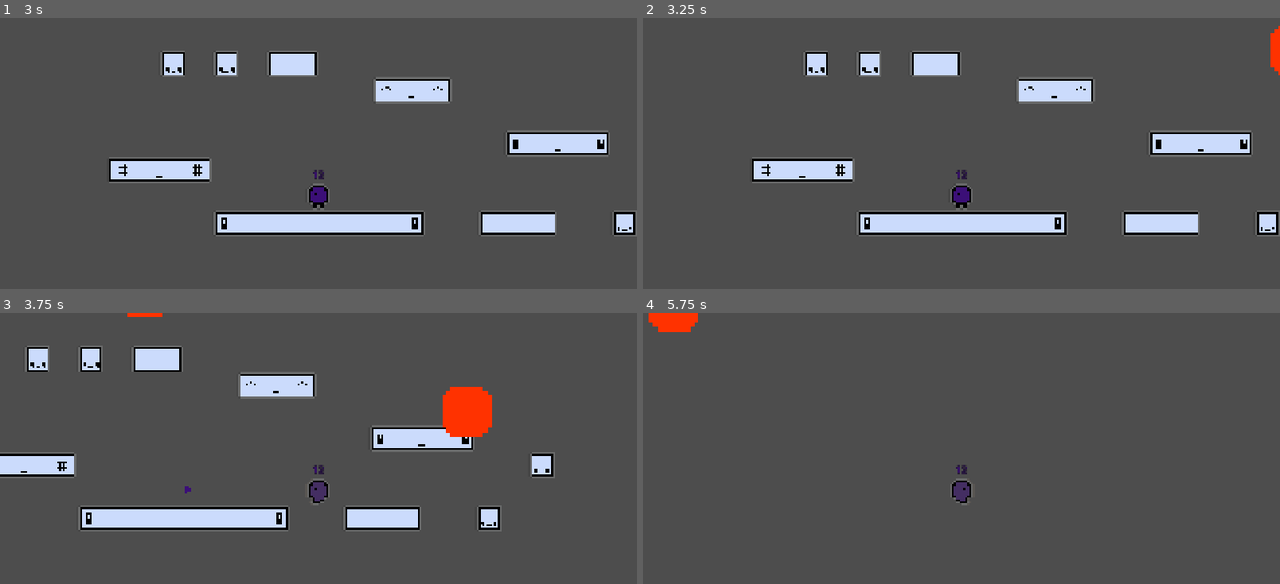
Above: before the commit, frames 1-4 (two rows, left to right).
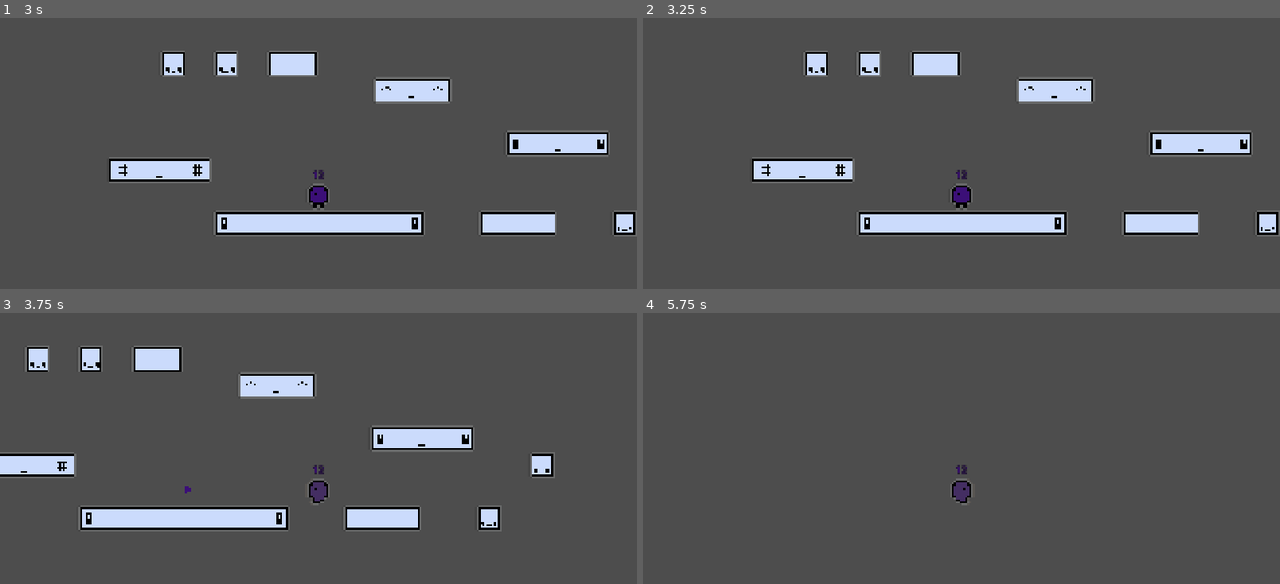
Above: after the commit, the same moments.

Repository: Mrneptune11/Unlimited-Games-Jam
Game: Godot game, scene res://Main/Lobby/Lobby.tscn
Same seed, same stepped clock (60 frames per second), same inputs: the game is played once before the commit and once after it.
Inputs (mouse positions are in pixels of both pictures, inside the frame that each line leads up to):
- Up to frame 1 (3 s): click (337, 202) at 0.52 s; type "12" at 0.6 s; click "Host" at 1.25 s; click (318, 194) at 2.02 s; type "12" at 2.1 s; click "Submit" at 2.75 s
- Up to frame 2 (3.25 s): no input
- Up to frame 3 (3.75 s): hold D (move_right) from 3.53 s (still down); tap 0 at 3.6 s
- Up to frame 4 (5.75 s): tap Space (move_up) at 3.77, 4.52 s; tap 0 at 4.35, 5.1 s; tap Enter at 5 s; release D (move_right) at 5.03 s; hold A (move_left) from 5.03 s (still down)

Frame 1 is identical in both runs. In frame 2, 0.2% of the frame differs, in the area x 98-100%, y 2-22%; in frame 3, 1.4%, in the area x 20-78%, y 0-46%; in frame 4, 0.5%.

Commit message:
Fixed Client-side Fireball Spawn Issue

Diff:
--- a/Events/Fireball/fireball_event.gd
+++ b/Events/Fireball/fireball_event.gd
@@ -17,7 +17,6 @@
 
 	spawn_timer.start(sec_between_fireballs)
 
-@rpc("authority", "call_local", "reliable")
 func _spawn_fireball() -> void:
 	# Get a random tile position in the level.
 	# This will be the fireball's target position.
@@ -37,4 +36,5 @@
 	print("Spawned fireball")
 
 func _on_spawn_timer_timeout() -> void:
-	_spawn_fireball.rpc()
+	if multiplayer.is_server():
+		_spawn_fireball()
--- a/Main/Levels/Main.tscn
+++ b/Main/Levels/Main.tscn
@@ -2,7 +2,6 @@
 
 [ext_resource type="Script" uid="uid://df01en1boiqpy" path="res://Main/Levels/level.gd" id="1_i15iu"]
 [ext_resource type="Texture2D" uid="uid://msmaau3d3825" path="res://Assets/SpriteSheets/tile_sheet.png" id="2_01y7v"]
-[ext_resource type="PackedScene" uid="uid://bhwdr3lxev2pm" path="res://Events/Fireball/FireballEvent.tscn" id="3_i3w5c"]
 
 [sub_resource type="TileSetAtlasSource" id="TileSetAtlasSource_i3w5c"]
 texture = ExtResource("2_01y7v")
@@ -49,5 +48,3 @@
 texture_filter = 1
 tile_map_data = PackedByteArray("AAD8/wEAAAAAAAAAAAD9/wEAAAABAAEAAAD+/wEAAAABAAEAAAD//wEAAAABAAAAAAAAAAEAAAACAAAAAAABAA …(368 unchanged characters)…
 tile_set = SubResource("TileSet_g4v7s")
-
-[node name="FireballEvent" parent="." unique_id=1498200931 instance=ExtResource("3_i3w5c")]
